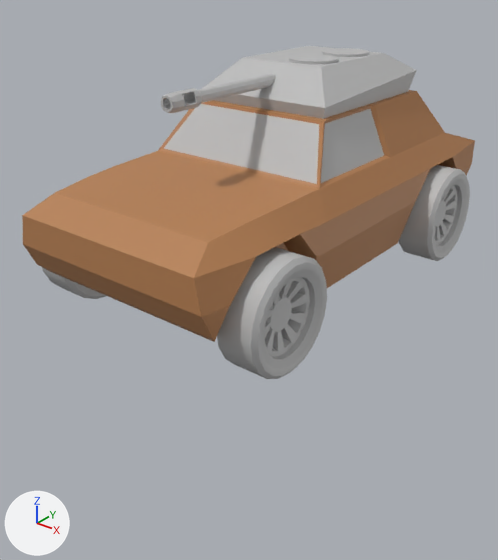
What one commit did to the Blender file assets/models/tanks/blend/light_tank.blend.
Both versions are drawn from a 50 mm lens placed at (0.497, -0.684, 0.393), pointed at (-0.028, -0.028, -0.014). The lights are fixed; the arrows at lower left show +X, +Y and +Z.

Names of what the first picture shows: 'Barrel', 'Hull.001', 'TurretBase', 'WheelBackLeft', 'WheelFrontLeft', 'WheelFrontRight'.
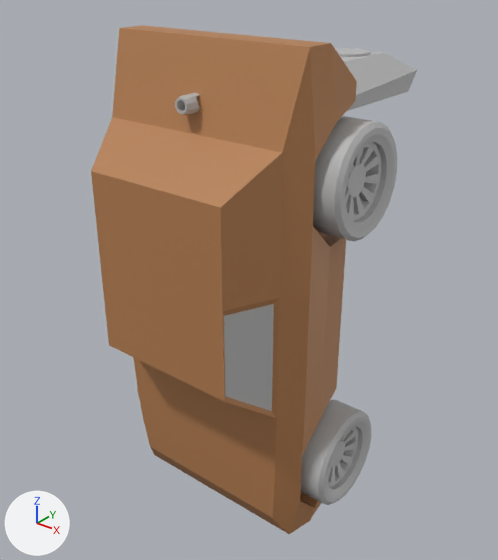
ob_turret is not drawn itself; it is the parent of ob_turretbarrel, ob_turretbase, ob_hatch1, ob_hatch2.
ob_scout is not drawn itself; it is the parent of ob_turret, ob_hull, ob_wheels.

Where the newer file only moved an object's origin or applied its transform, the numbers keep the older frame.

Location of each change, (x1, y1, x2, y2) in pixels of the pictures (498 x 560 px):
'Hull.001', reshaped (41% narrower, 102% taller): before (22, 90, 475, 342); after (91, 25, 357, 534)
'WheelFrontLeft', reshaped: before (217, 247, 327, 379); after (301, 400, 371, 505)
'WheelBackLeft', reshaped: before (399, 165, 470, 261); after (313, 116, 397, 242)
'TurretBase', moved, turned: before (202, 46, 417, 119); after (341, 51, 417, 111)
'Barrel', moved, turned: before (161, 73, 276, 113); after (175, 93, 201, 115)
'WheelFrontRight', reshaped (not visible afterwards): before (42, 267, 106, 299)
'Hatch1', moved, turned (not visible afterwards): before (289, 54, 338, 64)
'Hatch2', moved, turned: before (322, 48, 369, 57); after (335, 48, 370, 57)

What the commit changed:
me_mesh_003 has 140 vertices, 134 faces and spans x -0.01..0.01, y -0.194..-0.004, z -0.011..0.01.
me_mesh_003 is used by ob_barrel; parent ob_turretbarrel; location (0.0, 0.000868, 0.252).
me_mesh_003 part 1: the whole mesh is moved by (0.0, -0.037, -0.002).
In object 'Barrel' (ob_barrel), matrix_parent_inverse is no longer Matrix(((1.0, 0.0, 0.0, 0.0), (0.0, 1.0, 0.0, -0.0624), (0.0, 0.0, 1.0, -0.222), (0.0, 0.0, 0.0, 1.0))).
In object 'Barrel' (ob_barrel), parent goes from ob_turretbarrel to ob_turret.
Object 'Barrel' (ob_barrel) moves from (0.0, 0.000868, 0.252) to (0.0, 0.0579, 0.248).
In object 'Turret' (ob_turret), matrix_parent_inverse is now set to Matrix(((1.0, 0.0, 0.0, 0.0), (0.0, 0.0, 1.0, 0.0), (0.0, -1.0, 0.0, 0.0), (0.0, 0.0, 0.0, 1.0))).
Object 'Turret' (ob_turret) moves from (0.0, 0.0624, 0.222) to (0.0, 0.0, 0.0).
Object 'Scout' (ob_scout) turns from (0, 0, 0) to (90, 0, 0) degrees about x, y and z.
